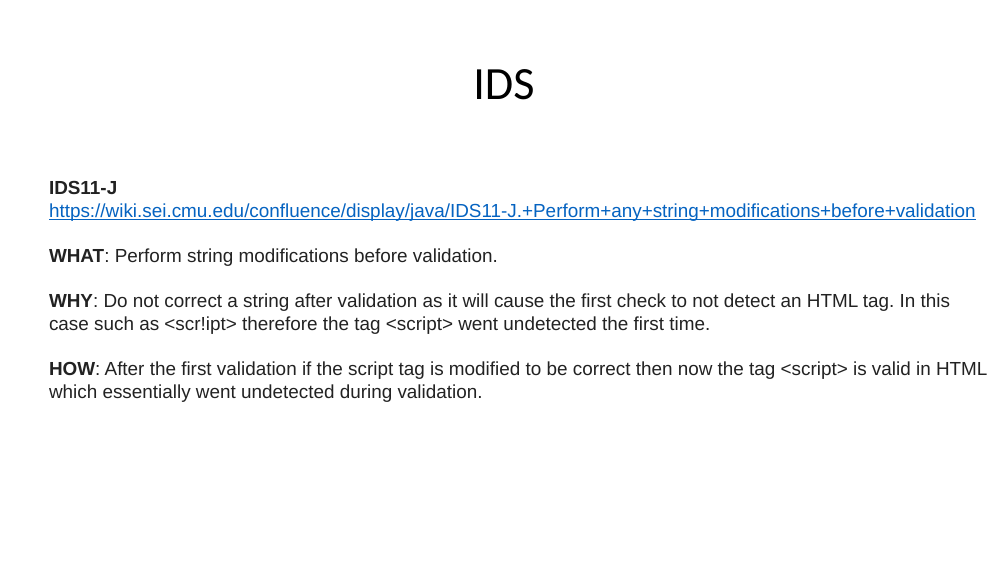
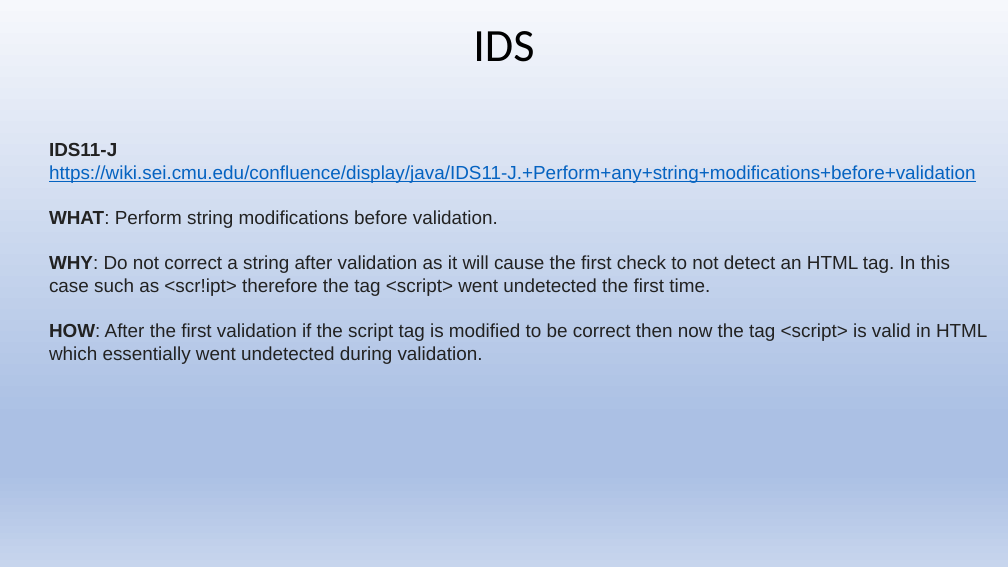
Before and after one commit to stevester94/CSC201_Project, a slide deck: slide 2 of Project2.pptx. Drawn at 1008x567 pixels with LibreOffice and Linux fonts; fonts in the diff are those of the drawing. Boxes give left, top, right and bottom in pixels: in the first picture for what was removed or moved away, otherwise in the second. Text is boxed around its words. In the diff, an @@ line names an element or a change of style, - is before the commit and + after.

```diff
--- a/Project2.pptx
+++ b/Project2.pptx
@@ background #FFFFFF to gradient #F6F8FC to #ABC0E4 to #C7D5ED @@
@@ text "IDS" moved from (x1=473, y1=69, x2=534, y2=100) to (x1=473, y1=31, x2=534, y2=62) @@
@@ text "IDS11-J https://wiki.sei.cmu.edu/confluence/display/java/IDS ..." moved from (x1=49, y1=181, x2=987, y2=402) to (x1=49, y1=143, x2=987, y2=364) @@
```
Also in this commit, not shown: 25 other slides changed.
